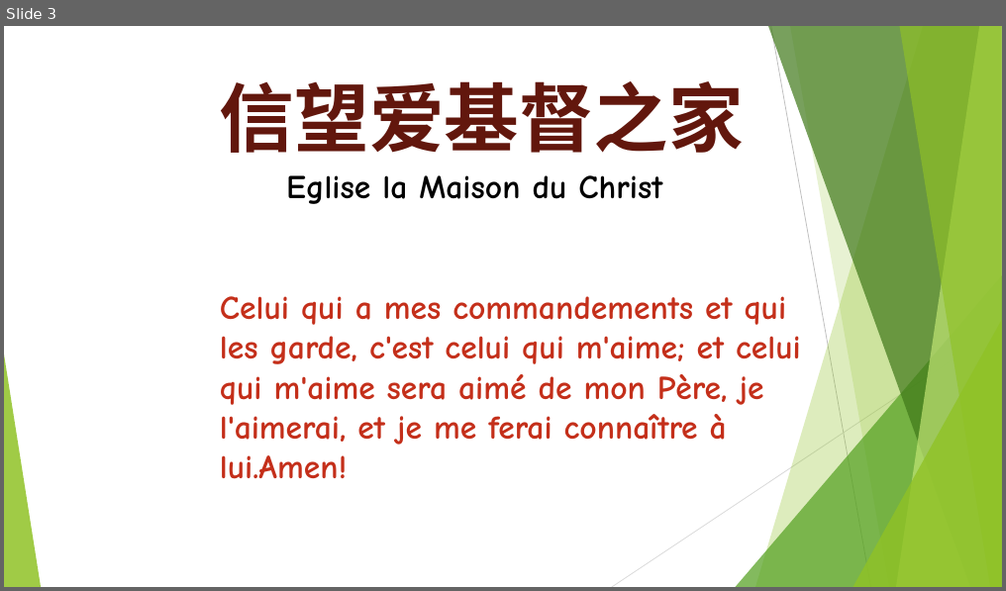
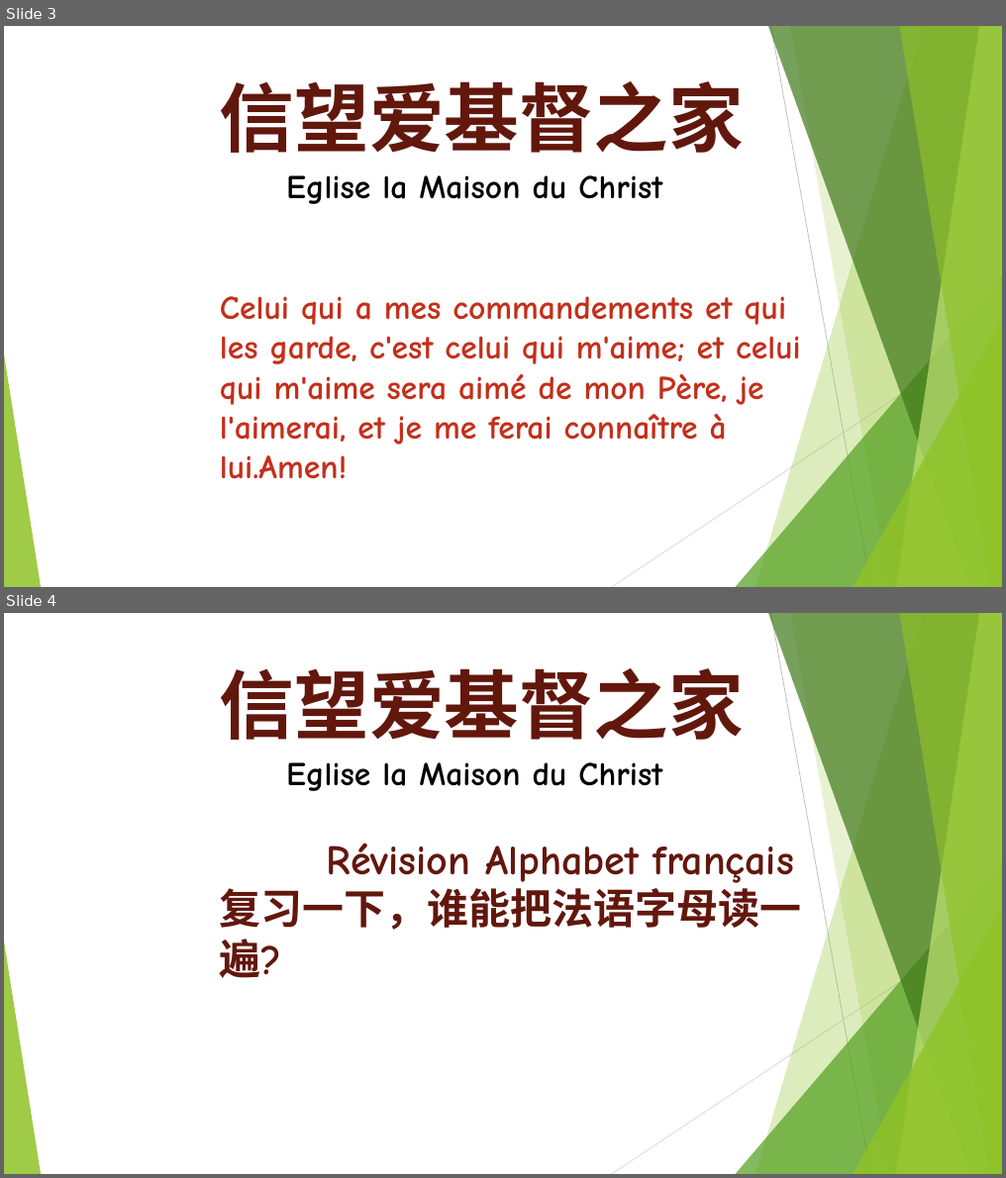
Before and after one commit to WANGZijian1994/SildePPT, a slide deck: 2026-02-22 法语课.pptx. Shown one above the other, each under a label of ours: slide 3 before the commit, slides 3 and 4 after it. The pictures are 1006x591 and 1006x1178 pixels, drawn with LibreOffice and Linux fonts; fonts in the diff are those of the drawing. Boxes give left, top, right and bottom in pixels: in the first picture for what was removed or moved away, otherwise in the second. Text is boxed around its words. In the diff, an @@ line names an element or a change of style, - is before the commit and + after.

Commit message:
Add PPT français

```diff
--- a/2026-02-22 法语课.pptx
+++ b/2026-02-22 法语课.pptx
@@ slide 4 added at (4,613,1002,1174), background #FFFFFF; not listed: 10 template elements that a slide beside it also shows @@
@@ text added at (220,668,801,978), 40 pt, text #62170D, bold @@
+信望爱基督之家
+Eglise la Maison du Christ
+Révision Alphabet français 复习一下，谁能把法语字母读一遍?
```
Also in this commit, not shown: 22 other slides added, 3 other files.
